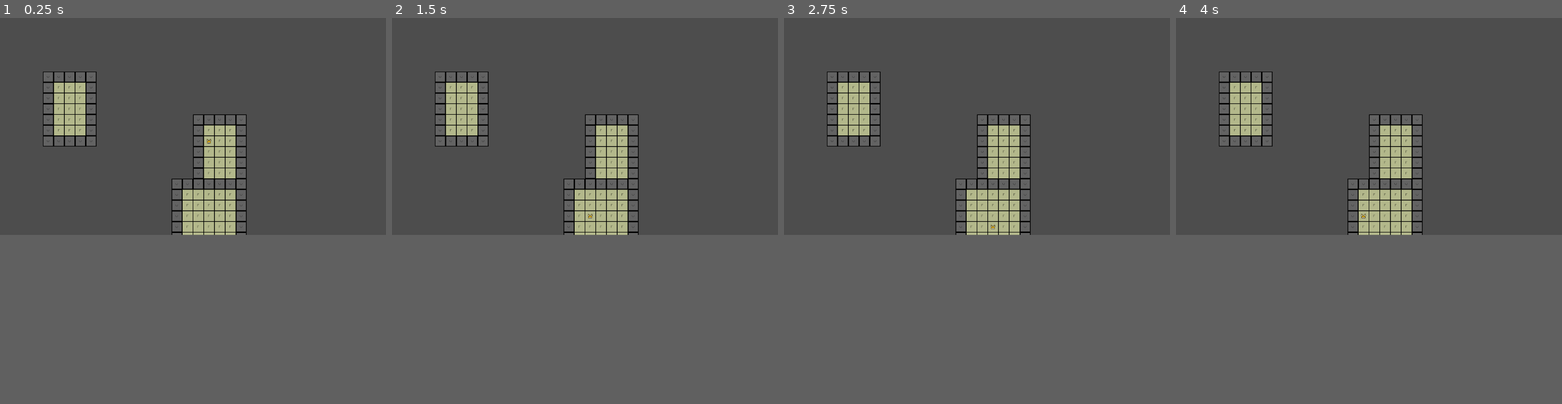
Above: before the commit, frames 1-4 (left to right).
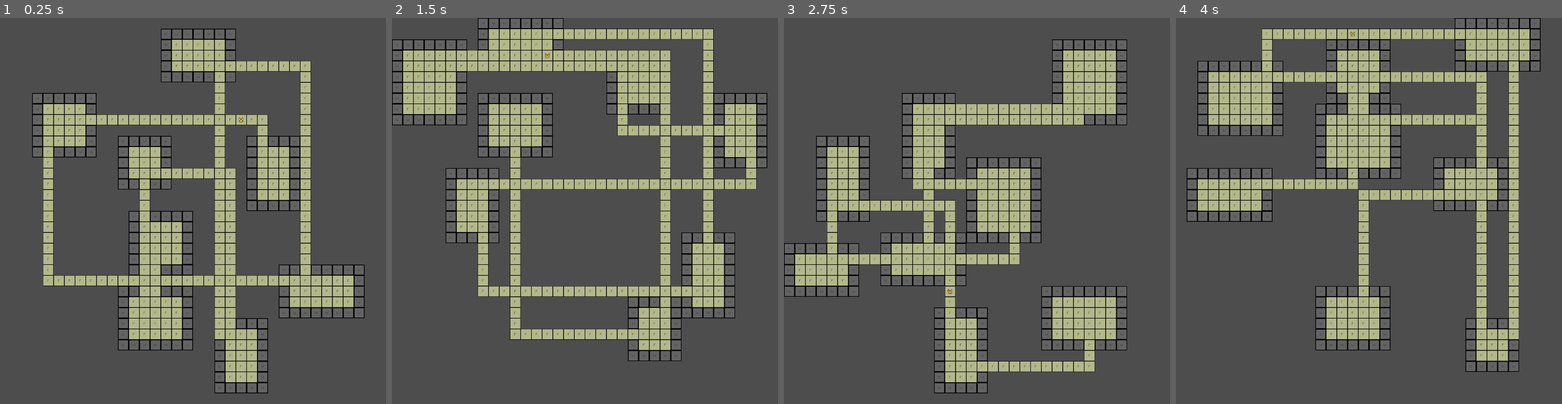
Above: after the commit, the same moments.

Repository: alanb33/GodotDungeonGame
Game: Godot game, scene res://Scenes/GameScene.tscn
Same seed, same stepped clock (60 frames per second), same inputs: the game is played once before the commit and once after it.
Inputs:
- Up to frame 1 (0.25 s): no input
- Up to frame 2 (1.5 s): tap Enter (ui_accept) at 0.5, 0.77, 1.25 s; hold Right (ui_right) 0.53-1.28 s; tap Home (ui_home) at 0.6, 1.35 s; hold Down (ui_down) from 1.28 s (still down)
- Up to frame 3 (2.75 s): tap Enter (ui_accept) at 1.52, 2 s; release Down (ui_down) at 2.03 s; hold Right (ui_right) from 2.03 s (still down); tap Home (ui_home) at 2.1 s
- Up to frame 4 (4 s): tap Enter (ui_accept) at 2.75, 3.02, 3.5, 3.77 s; release Right (ui_right) at 2.78 s; hold Up (ui_up) 2.78-3.53 s; tap Home (ui_home) at 2.85, 3.6 s; hold Left (ui_left) from 3.53 s (still down)
In our replay, the window is 799x449 before the commit and 799x799 after it. These sizes can differ from the game's own. Grey fills any space a smaller window leaves; there, only what the larger window draws over its background counts as a difference.

The runs differ from the first frame. In frame 1, 23% of the frame differs, in the area x 8-95%, y 2-98%; in frame 2, 30%, in the area x 0-98%, y 0-89%; in frame 3, 23%; in frame 4, 24%.

Commit message:
Rewrite generation code; add prototype hallway functionality

Diff:
--- a/Scenes/EntityManager.gd
+++ b/Scenes/EntityManager.gd
@@ -3,6 +3,7 @@
 
 var _player_scene: PackedScene = preload("res://Scenes/Player.tscn")
 var _entities = []
+var _player: Entity = null
 
 signal entity_move_request(entity: Entity, dir: MoveTypes.Dir)
 
@@ -30,11 +31,12 @@
 
 func place_player():
 	var tile: Tile = _level_manager.get_any_passable_tile()
-	var player: Entity = _player_scene.instantiate()
-	add_child(player)
-	player.position = tile.position
-	player.coordinate.make_equal_to(tile.coordinate)
-	add_entity(player)
+	if _player == null:
+		_player = _player_scene.instantiate()
+		add_child(_player)
+	_player.position = tile.position
+	_player.coordinate.make_equal_to(tile.coordinate)
+	add_entity(_player)
 	_connect_entities()
 
 func _on_move_request(entity: Entity, dir: MoveTypes.Dir):
--- a/Scenes/GameManager.gd
+++ b/Scenes/GameManager.gd
@@ -4,11 +4,13 @@
 @export var _entity_manager: EntityManager
 @export var _level_manager: LevelManager
 
+const DUNGEON_ROOMS = 8
+
 func _connect_signals():
 	_tile_maker.dungeon_built.connect(_on_dungeon_built)
 
 func _build_dungeon():
-	_tile_maker.build_dungeon()
+	_level_manager.build_dungeon(DUNGEON_ROOMS)
 
 func _on_dungeon_built():
 	print("Dungeon built")
@@ -27,4 +29,5 @@
 
 # Called every frame. 'delta' is the elapsed time since the previous frame.
 func _process(delta: float) -> void:
-	pass
+	if Input.is_action_just_pressed("ui_home"):
+		_build_dungeon()
--- a/Scenes/GameScene.tscn
+++ b/Scenes/GameScene.tscn
@@ -28,7 +28,8 @@
 _entity_manager = NodePath("..")
 _level_manager = NodePath("../../../LevelManager")
 
-[node name="LevelManager" type="Node" parent="."]
+[node name="LevelManager" type="Node" parent="." node_paths=PackedStringArray("_tile_maker")]
 script = ExtResource("6_virw4")
+_tile_maker = NodePath("../GameManager/TileMaker")
 
 [node name="TileContainer" type="Node" parent="LevelManager"]
--- a/Scenes/LevelManager.gd
+++ b/Scenes/LevelManager.gd
@@ -1,5 +1,7 @@
 class_name LevelManager
 extends Node
+
+@export var _tile_maker: TileMaker = null
 
 var _all_tiles: Dictionary = {}
 var _passable_tiles: Dictionary = {}
@@ -7,9 +9,22 @@
 
 var _rooms: Array = []
 
+func valid_room(new_room: Room):
+	for room in _rooms:
+		if new_room.overlaps_with(room):
+			print("Rejecting room overlap")
+			return false
+	return true
+
 func add_room(room: Room):
 	if room not in _rooms:
 		_rooms.append(room)
+
+		for key in room.get_all_tiles():
+			if _all_tiles.get(key) != null:
+				_all_tiles[key].queue_free()
+				print("Preventing duplicate tile")
+
 		_all_tiles.merge(room.get_all_tiles(), true) # Overwrite any existing
 		_passable_tiles.merge(room.get_passable_tiles(), true)
 		_impassable_tiles.merge(room.get_impassable_tiles(), true)
@@ -17,6 +32,37 @@
 		var room_tiles: Dictionary = room.get_all_tiles()
 		for tile_key in room_tiles:
 			$TileContainer.add_child(room_tiles[tile_key])
+
+func add_tile(tile: Tile):
+	var coord = tile.coordinate.string
+	if _all_tiles.has(coord):
+		_all_tiles[coord].queue_free()
+		if tile.terrain.impassable:
+			_impassable_tiles[coord] = null
+		else:
+			_passable_tiles[coord] = null
+
+	_all_tiles[coord] = tile
+	if tile.terrain.impassable:
+		_impassable_tiles[coord] = tile
+	else:
+		_passable_tiles[coord] = tile
+
+	add_child(tile)
+
+func build_dungeon(size: int):
+	clear_dungeon()
+	_tile_maker.build_dungeon(size)
+
+func clear_dungeon():
+	for key in _all_tiles:
+		_all_tiles[key].queue_free()
+
+	_all_tiles.clear()
+	_passable_tiles.clear()
+	_impassable_tiles.clear()
+
+	_rooms.clear()
 
 func get_any_passable_tile():
 	var tile_key = _passable_tiles.keys().pick_random()
@@ -37,5 +83,14 @@
 			return room
 	return null
 
+func get_rooms() -> Array:
+	return _rooms
+
 func get_tile_from_coordinate(coordinate: Coordinate):
-	return _all_tiles[coordinate.string]
+	return _all_tiles.get(coordinate.string)
+
+func _test_links():
+	assert(_tile_maker != null)
+
+func _ready():
+	_test_links()
--- a/Scenes/TileMaker.gd
+++ b/Scenes/TileMaker.gd
@@ -9,18 +9,14 @@
 var _tile_floor_scene: PackedScene = preload("res://Scenes/Terrain/TileFloor.tscn")
 var _tile_wall_scene: PackedScene = preload("res://Scenes/Terrain/TileWall.tscn")
 
-var _tile_dict = {}
+func _assemble_room_candidate():
 
-func build_room():
-	assert(_tile_floor_scene.can_instantiate(), "Cannot instantiate Floor Scene")
-	assert(_tile_wall_scene.can_instantiate(), "Cannot instantiate Wall scene")
+	var _tile_dict = {}
 
 	var width = randi_range(DungeonConstants.MIN_ROOM_SIZE, DungeonConstants.MAX_ROOM_SIZE)
 	var height = randi_range(DungeonConstants.MIN_ROOM_SIZE, DungeonConstants.MAX_ROOM_SIZE)
 	var x = randi_range(0, DungeonConstants.DUNGEON_WIDTH - width)
 	var y = randi_range(0, DungeonConstants.DUNGEON_HEIGHT - height)
-
-	print("x/y/width/height = " + str(x) + "/" + str(y) + "/" + str(width) + "/" + str(height))
 
 	assert(x >= 0, "Starting x must be 0 or greater")
 	assert(y >= 0, "Starting y must be 0 or greater")
@@ -44,11 +40,75 @@
 	room.pos = Vector2(x, y)
 	room.size = Vector2(width, height)
 	room.merge_tiles(_tile_dict)
-	_level_manager.add_room(room)
 
-func build_dungeon():
-	#build_room(1, 1, 3, 3)
-	build_room()
-	build_room()
-	build_room()
+	return room
+
+func build_hallways():
+
+	var rooms = _level_manager.get_rooms()
+	var number_of_hallways = len(rooms) - 1
+
+	var hallway_tiles = {}
+
+	for i in range(number_of_hallways):
+		var start_room: Room = rooms[i]
+		var dest_room: Room = rooms[i+1]
+		var start_tile: Tile = start_room.get_random_passable_tile()
+		var dest_tile: Tile = dest_room.get_random_passable_tile()
+
+		var y_step = 1
+		var y_diff = start_tile.coordinate.vector2.y - dest_tile.coordinate.vector2.y
+		if y_diff > 0:
+			y_step = -1
+
+		print("y_diff: " + str(y_diff))
+		print("range is: " + str(start_tile.coordinate.vector2.y) + " to " + str(dest_tile.coordinate.vector2.y) + " with a step of " + str(y_step))
+
+		for y in range(start_tile.coordinate.vector2.y, dest_tile.coordinate.vector2.y, y_step):
+			var hallway_tile: Tile = _tile_floor_scene.instantiate()
+			hallway_tile.coordinate.vector2 = Vector2(start_tile.coordinate.vector2.x, y)
+			hallway_tile.resize()
+			print("y_diff instantiation at " + str(hallway_tile.coordinate.vector2))
+			hallway_tiles[hallway_tile.coordinate.string] = hallway_tile
+
+		var x_step = 1
+		var x_diff = start_tile.coordinate.vector2.x - dest_tile.coordinate.vector2.x
+		if x_diff > 0:
+			x_step = -1
+
+		print("x_diff: " + str(x_diff))
+
+		for x in range(start_tile.coordinate.vector2.x, dest_tile.coordinate.vector2.x, x_step):
+
+			var hallway_tile: Tile = _tile_floor_scene.instantiate()
+			hallway_tile.coordinate.vector2 = Vector2(x, dest_tile.coordinate.vector2.y)
+			hallway_tile.resize()
+			print("x_diff instantiation at " + str(hallway_tile.coordinate.vector2))
+			hallway_tiles[hallway_tile.coordinate.string] = hallway_tile
+
+	for tile_key in hallway_tiles:
+		_level_manager.add_tile(hallway_tiles[tile_key])
+
+func build_room():
+
+	while true:
+		var room: Room = _assemble_room_candidate()
+		if _level_manager.valid_room(room):
+			_level_manager.add_room(room)
+			break
+
+func build_dungeon(size: int):
+
+	for _i in range(size):
+		build_room()
+
+	build_hallways()
+
 	dungeon_built.emit()
+
+func _test_links():
+	assert(_tile_floor_scene.can_instantiate(), "Cannot instantiate Floor Scene")
+	assert(_tile_wall_scene.can_instantiate(), "Cannot instantiate Wall scene")
+
+func _ready():
+	_test_links()
--- a/Scripts/Generation/DungeonConstants.gd
+++ b/Scripts/Generation/DungeonConstants.gd
@@ -3,5 +3,5 @@
 const MIN_ROOM_SIZE: int = 5
 const MAX_ROOM_SIZE: int = 8
 
-const DUNGEON_WIDTH: int = 40
-const DUNGEON_HEIGHT: int = 25
+const DUNGEON_WIDTH: int = 35
+const DUNGEON_HEIGHT: int = 35
--- a/Scripts/Generation/Room.gd
+++ b/Scripts/Generation/Room.gd
@@ -8,32 +8,18 @@
 var size: Vector2 = Vector2.ZERO
 
 func overlaps_with(other_room: Room):
-	var w_range = range(pos.x, pos.x + size.x)
-	var h_range = range(pos.y, pos.y + size.y)
 
-	var other_w_range = range(other_room.pos.x, other_room.pos.x + other_room.size.x)
-	var other_h_range = range(other_room.pos.y, other_room.pos.y + other_room.size.y)
+	var other_tiles = other_room.get_all_tiles()
 
-	var has_w_conflict = false
-	var has_h_conflict = false
+	for our_key in _all_tiles.keys():
+		for other_key in other_tiles.keys():
+			if _all_tiles[our_key].coordinate.string == other_tiles[other_key].coordinate.string:
+				return true
 
-	for w in other_w_range:
-		if w_range.has(w):
-			has_w_conflict = true
-			break
-
-	for h in other_h_range:
-		if h_range.has(h):
-			has_h_conflict = true
-			break
-
-	if has_w_conflict and has_h_conflict:
-		return true
-	else:
-		return false
+	return false
 
 func merge_tiles(incoming_tiles: Dictionary):
-	# true to overwrite
+
 	_all_tiles.merge(incoming_tiles, true)
 
 	for key in _all_tiles:
--- a/project.godot
+++ b/project.godot
@@ -15,6 +15,10 @@
 config/features=PackedStringArray("4.2", "Mobile")
 config/icon="res://icon.svg"
 
+[display]
+
+window/size/viewport_height=1152
+
 [rendering]
 
 renderer/rendering_method="mobile"
